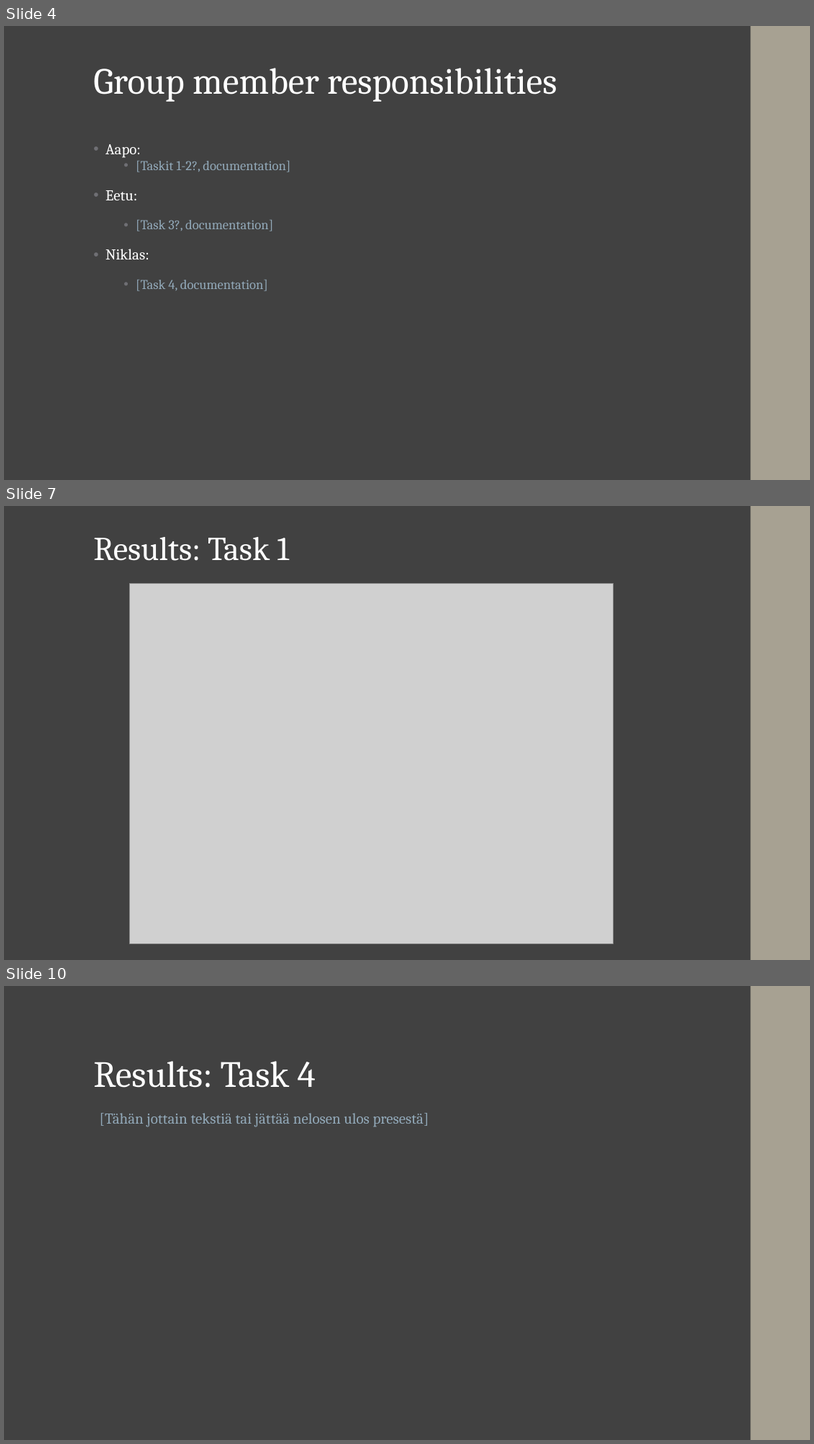
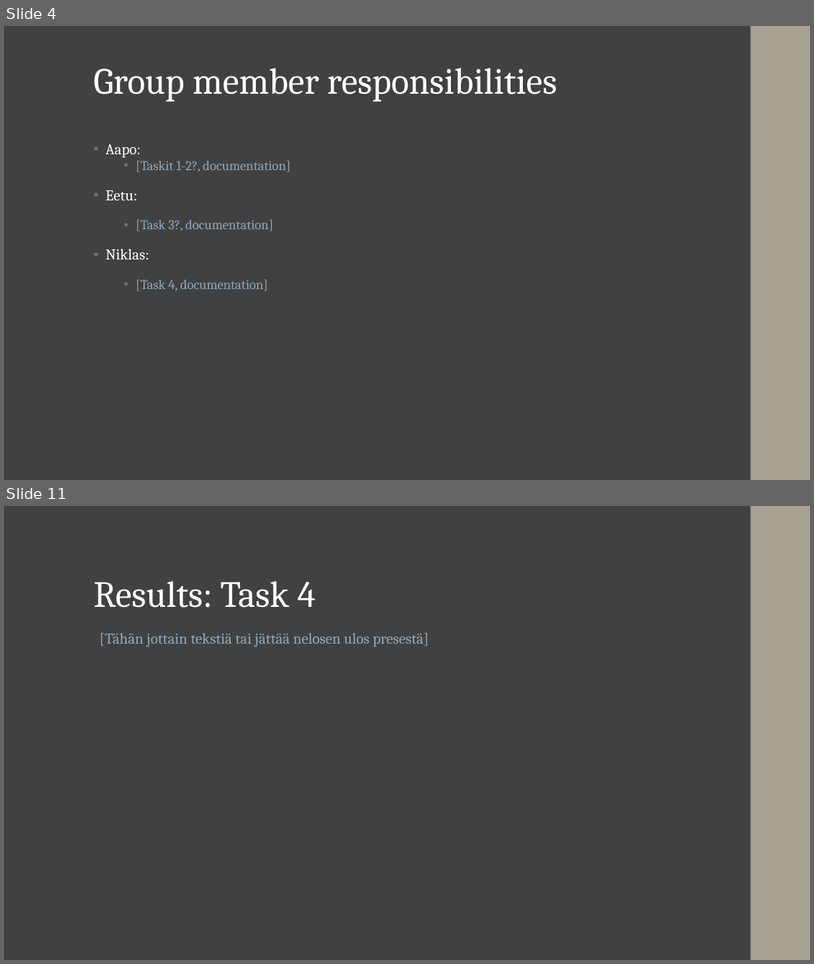
Before and after one commit to niriikon/NLTP_ProjectNo2, a slide deck: docs/Project_Presentation.pptx. Shown one above the other, each under a label of ours: slides 4, 7 and 10 before the commit, slides 4 and 11 after it; the slides between them are not shown. The pictures are 814x1444 and 814x964 pixels, drawn with LibreOffice and Linux fonts; fonts in the diff are those of the drawing; grey boxes stand for pictures. Boxes give left, top, right and bottom in pixels: in the first picture for what was removed or moved away, otherwise in the second. Text is boxed around its words. In the diff, an @@ line names an element or a change of style, - is before the commit and + after.

```diff
--- a/docs/Project_Presentation.pptx
+++ b/docs/Project_Presentation.pptx
@@ slide 7 removed at (4, 506, 810, 960), background #414141; not listed: 1 template element that a slide beside it also shows @@
@@ title removed at (93, 537, 289, 561) @@
-Results: Task 1
@@ picture removed at (130, 584, 614, 943) @@
@@ what was slide 10 is now slide 11 @@
```
Also in this commit, not shown: 3 slides changed, 3 slides added, 1 other slide removed, 25 other files.
